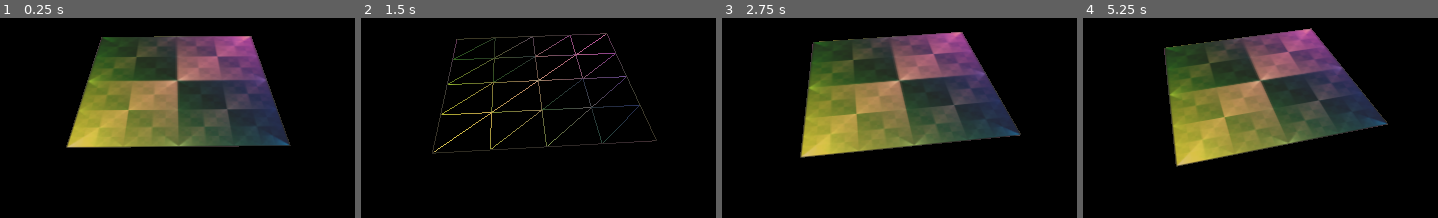
Above: before the commit, frames 1-4 (left to right).
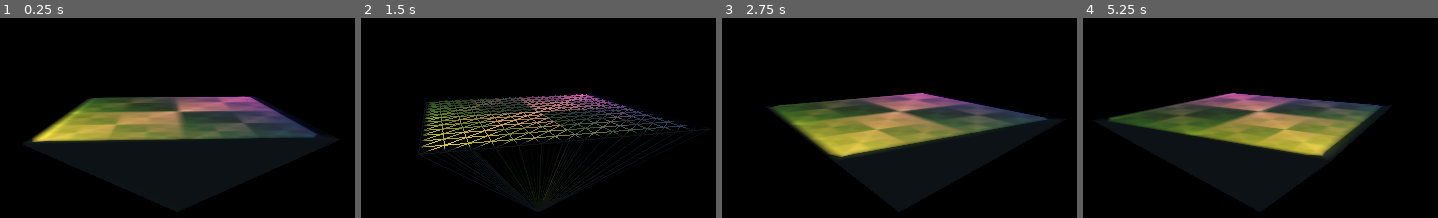
Above: after the commit, the same moments.

Repository: jinjagit/face_with_margin
Game: Godot game, scene res://Main.tscn
Two runs of this game, one before a commit and one after it. Both use one fixed random seed, a clock stepped at 60 frames per second and the inputs below.
Inputs:
- Up to frame 1 (0.25 s): no input
- Up to frame 2 (1.5 s): tap Enter at 0.5 s; hold P 0.53-1.28 s; tap P at 1.35 s
- Up to frame 3 (2.75 s): hold P from 2.03 s (still down)
- Up to frame 4 (5.25 s): release P at 2.78 s; tap P at 2.85, 4.35 s; hold P 3.53-4.28 s; hold P from 5.03 s (still down)

The runs differ from the first frame. In frame 1, 27% of the frame differs, in the area x 7-94%, y 9-65%; in frame 2, 9.4%; in frame 3, 29%; in frame 4, 31%, in the area x 4-87%, y 5-75%.

Commit message:
extend loop to include margin vertices

Diff:
--- a/FaceWithMarginMesh.gd
+++ b/FaceWithMarginMesh.gd
@@ -22,11 +22,11 @@
 	var normal_array := PoolVector3Array()
 	var index_array := PoolIntArray()
 
-	var resolution := 5
-	var margin := 3
-	var width := resolution + (2 * margin)
-	var num_vertices : int = resolution * resolution
-	var num_indices : int = (resolution - 1) * (resolution -1) * 6
+	var resolution := 15
+	var margin := 7
+	var width := resolution + (2 * margin) # 11
+	var num_vertices : int = width * width
+	var num_indices : int = (width - 1) * (width -1) * 6
 
 	vertex_array.resize(num_vertices)
 	uv_array.resize(num_vertices)
@@ -40,15 +40,17 @@
 	var pointOnUnitCube := Vector3(0.0, 0.0, 0.0)
 	var i : int = 0
 
-	for y in range(resolution):
-		for x in range(resolution):
-			#var i : int = x + y * resolution
+	for y in range(margin * -1, width - margin): # -3 <-> 8
+		for x in range(margin * -1, width - margin):
 
 			if x >= 0 and x < resolution and y >= 0 and y < resolution:
 				percent = Vector2(x, y) / (resolution - 1)
 				pointOnUnitCube = normal + (percent.x - 0.5) * 2.0 * axisA + (percent.y - 0.5) * 2.0 * axisB
 				# Must convert integers to floats!
 				uv_array[i] = Vector2((x * 1.0) / (resolution - 1), (y * 1.0) / (resolution - 1))
+			else:
+				pointOnUnitCube = Vector3(0.0, 0.0, 0.0)
+				uv_array[i] = Vector2(0.0, 0.0)
 
 			#vertex_array[i] = spherize(pointOnUnitCube)
 			vertex_array[i] = pointOnUnitCube
@@ -58,14 +60,14 @@
 			#if x < 3 and y == 0:
 				#vertex_array[i] = pointOnUnitCube * 0.5
 
-			if x != resolution - 1 and y != resolution - 1:
+			if x != width - margin - 1 and y != width - margin - 1:
 				index_array[tri_index + 2] = i
-				index_array[tri_index + 1] = i + resolution + 1
-				index_array[tri_index] = i + resolution
+				index_array[tri_index + 1] = i + width + 1
+				index_array[tri_index] = i + width
 
 				index_array[tri_index + 5] = i
 				index_array[tri_index + 4] = i + 1
-				index_array[tri_index + 3] = i + resolution + 1
+				index_array[tri_index + 3] = i + width + 1
 				tri_index += 6
 
 			i += 1
@@ -105,4 +107,4 @@
 
 # Called every frame. 'delta' is the elapsed time since the previous frame.
 func _process(delta):
-	rotate_object_local(Vector3(0, 1, 0), delta/20)
+	rotate_object_local(Vector3(0, 1, 0), delta/5)
--- a/Main.tscn
+++ b/Main.tscn
@@ -6,7 +6,7 @@
 transform = Transform( 1, 0, 0, 0, 1, 0, 0, 0, 1, 0, -0.00535631, 0 )
 
 [node name="Camera" type="Camera" parent="."]
-transform = Transform( 1, 0, 0, 0, 0.745325, 0.666702, 0, -0.666702, 0.745325, 0, 3.20662, 3.02618 )
+transform = Transform( 1, 0, 0, 0, 0.980213, 0.197948, 0, -0.197948, 0.980213, 0, 1.59754, 3.02618 )
 current = true
 
 [node name="Planet" parent="." instance=ExtResource( 1 )]
